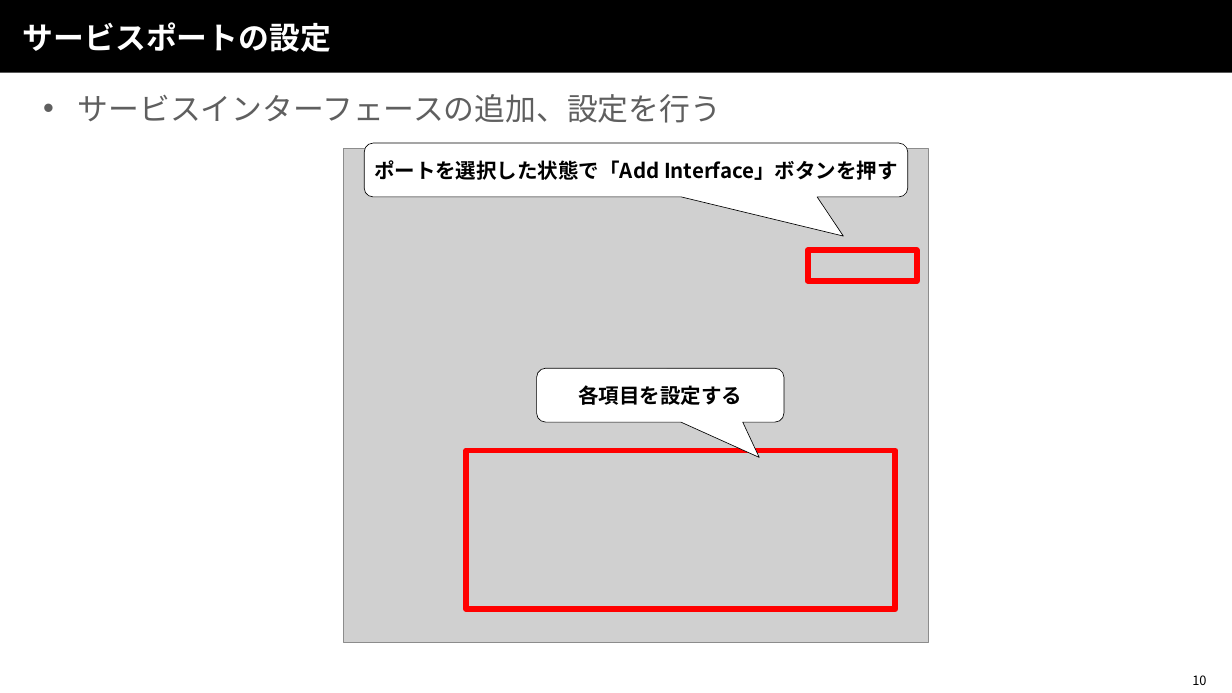
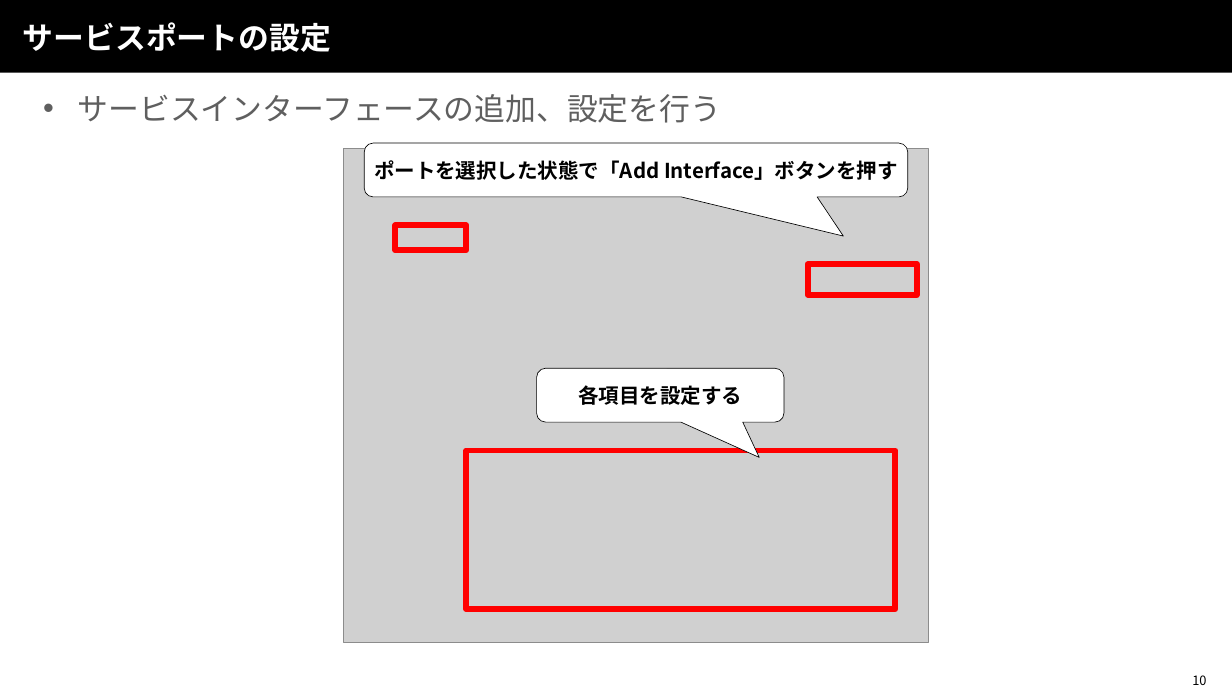
Before and after one commit to OpenRTM/RTM_Tutorial, a slide deck: slide 10 of ppt/サービスポート入門.pptx. Drawn at 1232x693 pixels with LibreOffice and Linux fonts; fonts in the diff are those of the drawing; grey boxes stand for pictures; background and template pictures are left out. Boxes give left, top, right and bottom in pixels: in the first picture for what was removed or moved away, otherwise in the second. Text is boxed around its words. In the diff, an @@ line names an element or a change of style, - is before the commit and + after.

```diff
--- a/ppt/サービスポート入門.pptx
+++ b/ppt/サービスポート入門.pptx
@@ rectangle added at (396,226,467,250), outline #FF0000 4.5 pt @@
@@ rectangle: place and size @@
-rectangle at (808,250,917,281)
+rectangle at (808,264,917,295)
```
Also in this commit, not shown: 5 other slides changed, 1 slide added, 6 other files.
